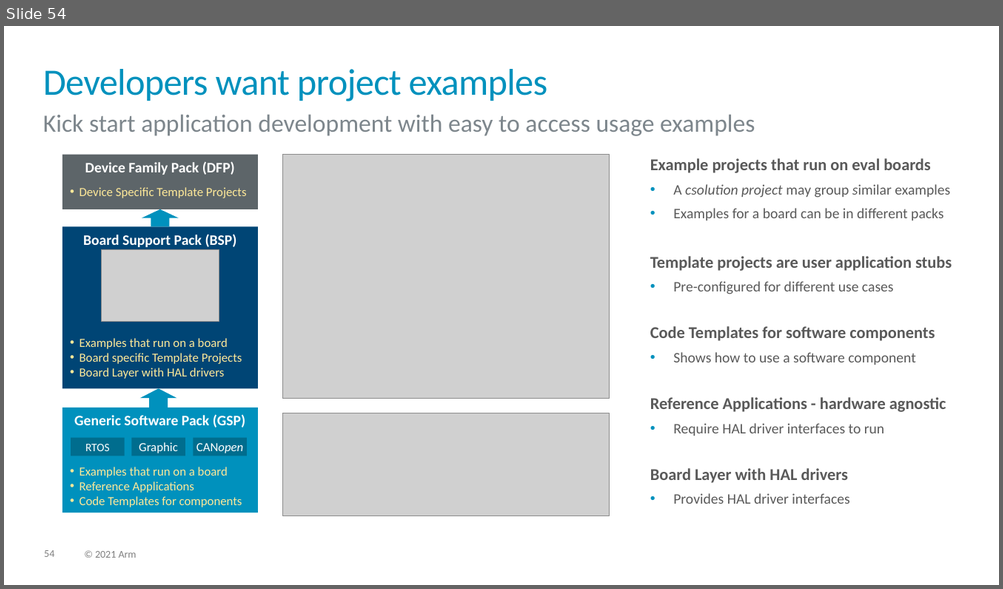
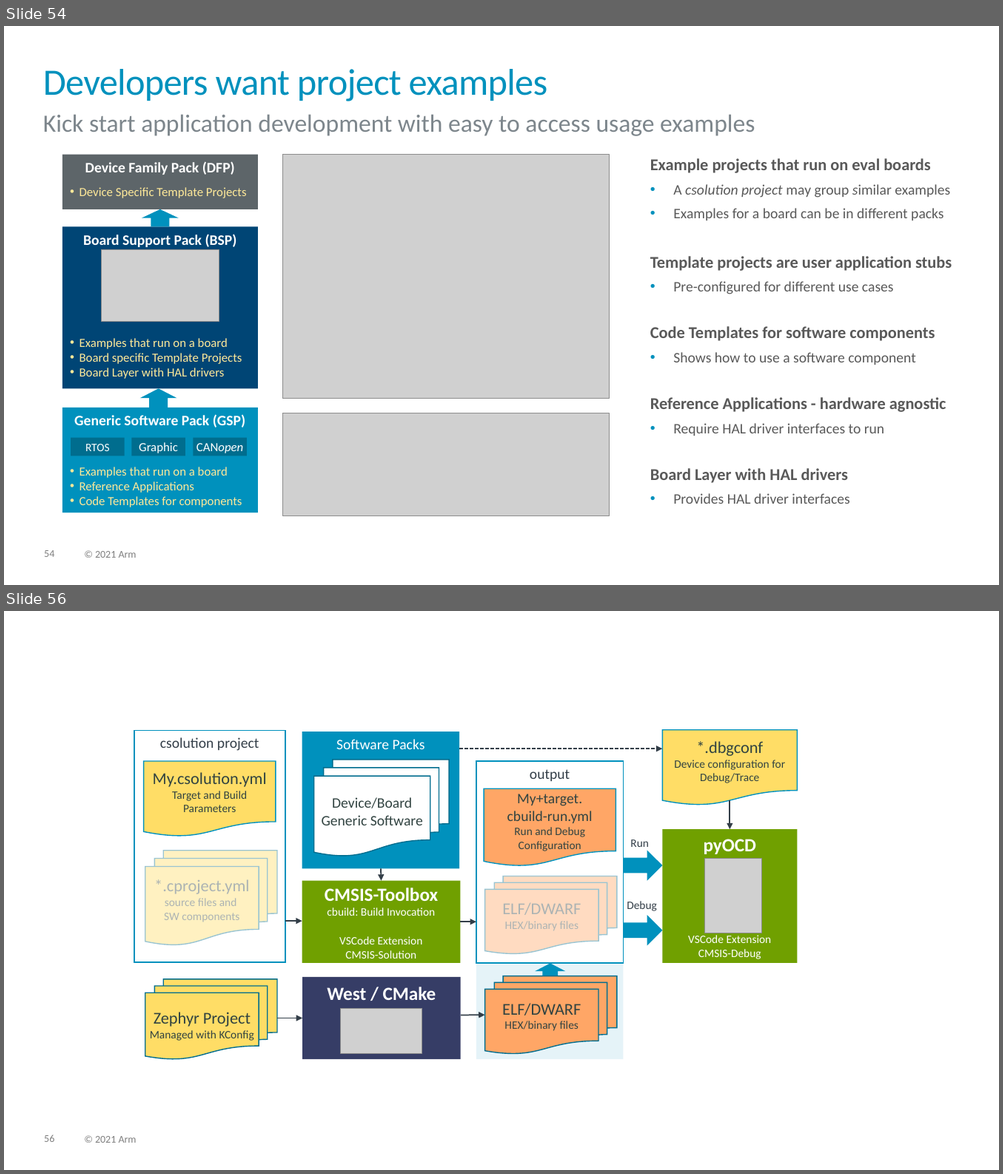
Before and after one commit to Open-CMSIS-Pack/cmsis-toolbox, a slide deck: docs/images/overview.pptx. Shown one above the other, each under a label of ours: slide 54 before the commit, slides 54 and 56 after it; the slides between them are not shown. The pictures are 1003x589 and 1003x1174 pixels, drawn with LibreOffice and Linux fonts; fonts in the diff are those of the drawing; grey boxes stand for pictures. Boxes give left, top, right and bottom in pixels: in the first picture for what was removed or moved away, otherwise in the second. Text is boxed around its words. In the diff, an @@ line names an element or a change of style, - is before the commit and + after.

Commit message:
Reworked cbuild-run.yml documentation in YML-CBuild-Format.md (#319)
Changes in csolution.yml format:
  - debugger:  port:  -> protocol:
  - memory: access:, start:, size: are required nodes.

```diff
--- a/docs/images/overview.pptx
+++ b/docs/images/overview.pptx
@@ slide 56 added at [4, 611, 999, 1170], background #FFFFFF; not listed: 2 template elements that a slide beside it also shows @@
@@ rectangle added at [134, 730, 284, 963], outline #0091BD 1.25 pt, 14 pt, text #333E48 @@
+csolution project
@@ rectangle added at [301, 732, 459, 869], fill #0091BD, 14 pt, text #FFFFFF @@
+Software Packs
@@ flow chart document added at [662, 730, 797, 806], fill #FFDD66, outline #0091BD 1 pt, 11 pt, text #314341 @@
+*.dbgconf
+Device configuration for Debug/Trace
@@ flow chart document added at [144, 761, 276, 836], fill #FFDD66, outline #0091BD 1 pt, 11 pt, text #314341 @@
+My.csolution.yml
+Target and Build
+Parameters
@@ flow chart multidocument added at [313, 760, 449, 856], fill #FFFFFF, outline #006D8E 1 pt, 14 pt, text #314341 @@
+Device/Board
+Generic Software
@@ arrow added from (459, 749) to (662, 749), #333E48 1.25 pt dashed @@
@@ rectangle added at [476, 761, 623, 963], outline #0091BD 1.25 pt, 14 pt, text #333E48 @@
+output
@@ flow chart document added at [484, 789, 616, 866], fill #FFA666, outline #0091BD 1 pt, 14 pt, text #314341 @@
+My+target.
+cbuild-run.yml
+Run and Debug
+Configuration
@@ arrow added from (730, 800) to (730, 829), #333E48 1.25 pt @@
@@ rectangle added at [662, 829, 797, 963], fill #70A000, 11 pt, text #FFFFFF @@
+pyOCD
+VSCode Extension
+CMSIS-Debug
@@ rectangle added at [142, 842, 282, 954], fill #FFFFFF at 60% opacity @@
@@ flow chart multidocument added at [145, 851, 277, 945], fill #FFDD66, outline #006D8E 1 pt, 11 pt, text #314341 @@
+*.cproject.yml
+source files and
+SW components
@@ right arrow added at [623, 851, 662, 881], fill #0091BD @@
@@ text added at [630, 840, 649, 851], 11 pt, text #333E48 @@
+Run
@@ arrow added from (381, 869) to (381, 881), #333E48 1.25 pt @@
@@ rectangle added at [480, 867, 619, 959], fill #FFFFFF at 60% opacity @@
@@ flow chart multidocument added at [485, 877, 617, 954], fill #FFA666, outline #006D8E 1 pt, 11 pt, text #314341 @@
+ELF/DWARF
+HEX/binary files
@@ picture added at [705, 859, 761, 934] @@
@@ rectangle added at [301, 881, 460, 963], fill #70A000, 11 pt, text #FFFFFF @@
+CMSIS-Toolbox
+cbuild: Build Invocation
+VSCode Extension
+CMSIS-Solution
@@ arrow added from (285, 921) to (301, 921), #333E48 1.25 pt @@
@@ right arrow added at [623, 915, 662, 946], fill #0091BD @@
@@ text added at [626, 901, 657, 911], 11 pt, text #333E48 @@
+Debug
@@ arrow added from (460, 922) to (476, 922), #333E48 1.25 pt @@
@@ rectangle added at [476, 963, 623, 1059], fill #0091BD at 10% opacity @@
@@ right arrow added at [535, 964, 565, 980], fill #0091BD @@
@@ flow chart multidocument added at [145, 980, 277, 1059], fill #FFDD66, outline #006D8E 1 pt, 11 pt, text #314341 @@
+Zephyr Project
+Managed with KConfig
@@ rectangle added at [302, 977, 461, 1059], fill #363D66, 18 pt, text #FFFFFF, bold @@
+West / CMake
@@ flow chart multidocument added at [484, 977, 617, 1054], fill #FFA666, outline #006D8E 1 pt, 11 pt, text #314341 @@
+ELF/DWARF
+HEX/binary files
@@ picture added at [341, 1008, 422, 1054] @@
@@ arrow added from (277, 1019) to (302, 1019), #333E48 1.25 pt @@
@@ arrow added from (461, 1015) to (484, 1015), #333E48 1.25 pt @@
```
Also in this commit, not shown: 1 slide changed, 1 other slide added, 3 other files.
